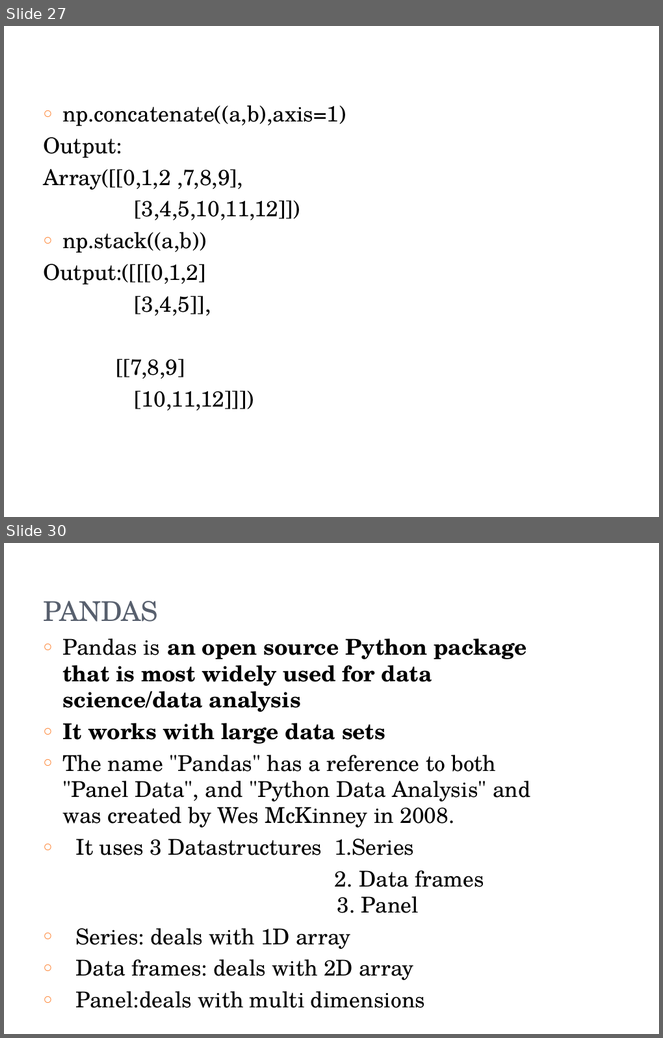
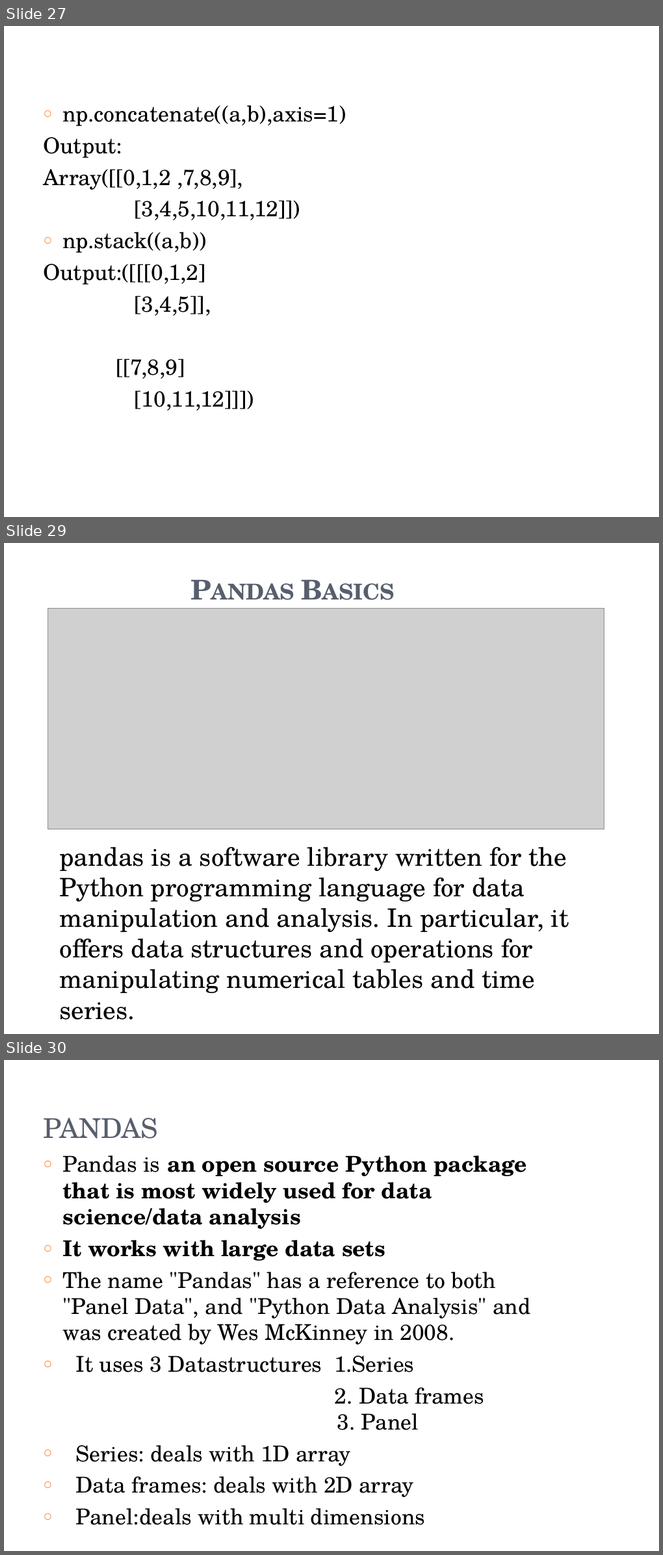
Before and after one commit to keonicsx/Code_Storage, a slide deck: ppt_m4/Module 4.pptx. Shown one above the other, each under a label of ours: slides 27 and 30 before the commit, slides 27, 29 and 30 after it; the slides between them are not shown. The pictures are 663x1038 and 663x1555 pixels, drawn with LibreOffice and Linux fonts; fonts in the diff are those of the drawing; grey boxes stand for pictures. Boxes give left, top, right and bottom in pixels: in the first picture for what was removed or moved away, otherwise in the second. Text is boxed around its words. In the diff, an @@ line names an element or a change of style, - is before the commit and + after.

```diff
--- a/ppt_m4/Module 4.pptx
+++ b/ppt_m4/Module 4.pptx
@@ slide 29 added at (x1=4, y1=543, x2=659, y2=1034), background #FFFFFF @@
@@ picture added at (x1=48, y1=609, x2=605, y2=829) @@
@@ title added at (x1=60, y1=847, x2=145, y2=871), 30 pt, text #575F6D, bold, small capitals @@
+Pandas Basics
@@ text added at (x1=60, y1=847, x2=570, y2=1020), 28 pt, text #000000 @@
+pandas is a software library written for the Python programming language for data manipulation and analysis. In particular, it offers data structures and operations for manipulating numerical tables and time series.
@@ page number added at (x1=113, y1=910, x2=128, y2=924), 14 pt, text #FFFFFF, bold @@
+29
```
Also in this commit, not shown: 17 slides changed, 3 slides removed, 3 other files.
